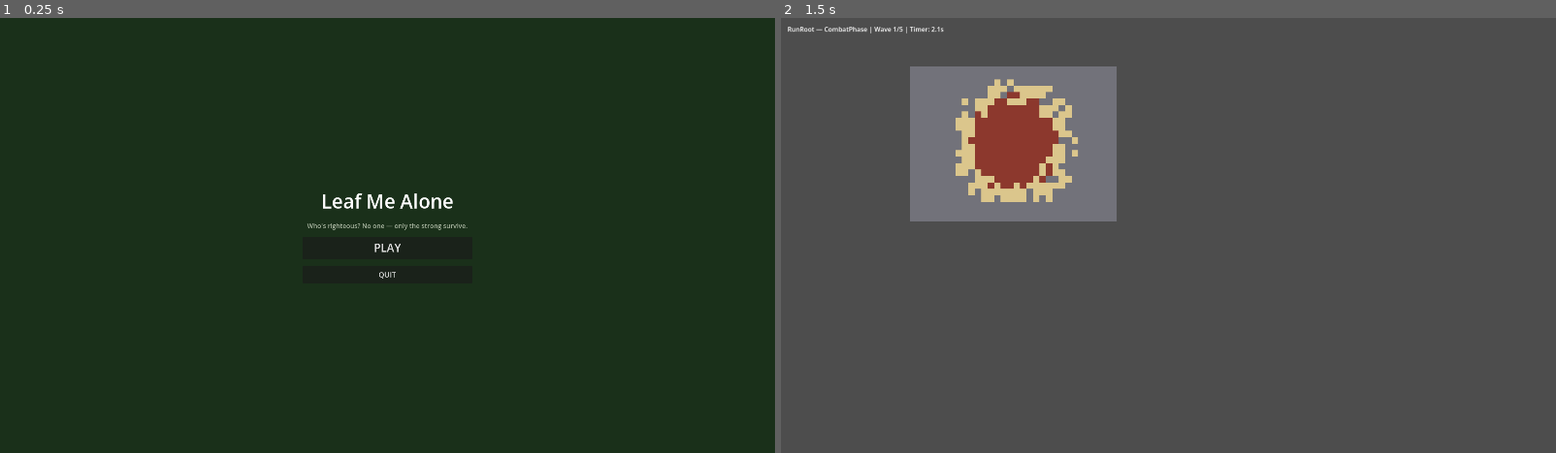
Above: before the commit, frames 1-2 (left to right).
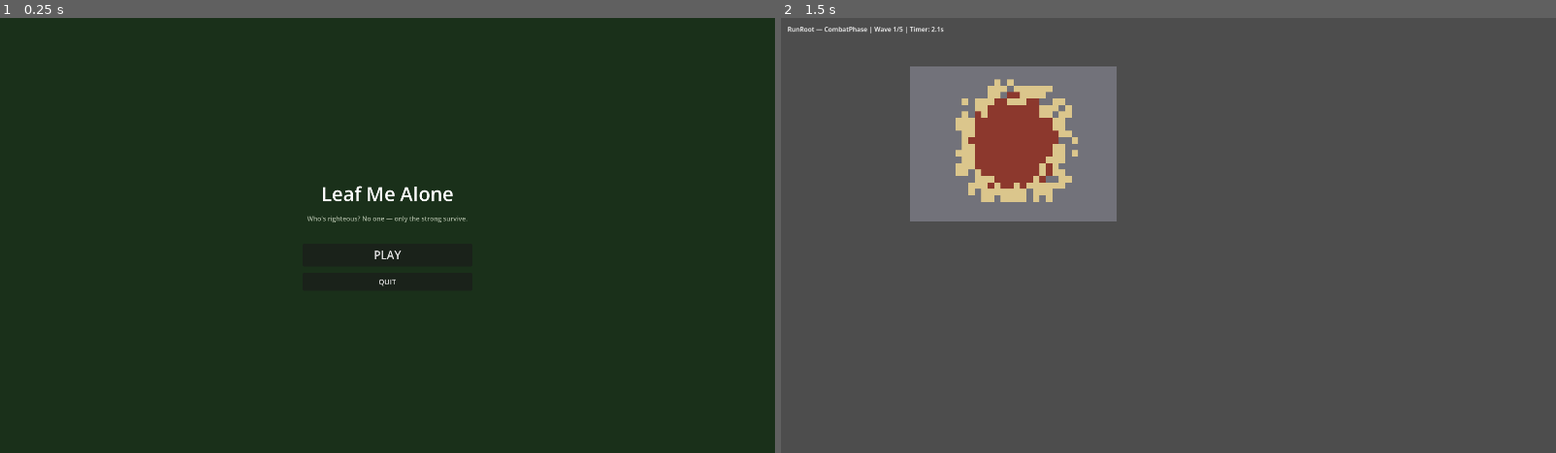
Above: after the commit, the same moments.

Repository: quocthai200x/Leaf-me-alone
Game: Godot game, scene res://scenes/main/main_menu.tscn
Same seed, same stepped clock (60 frames per second), same inputs: the game is played once before the commit and once after it.
Inputs:
- Up to frame 1 (0.25 s): no input
- Up to frame 2 (1.5 s): click "PLAY" at 0.5 s; tap Enter at 1.25 s

The runs differ from the first frame. In frame 1, 0.7% of the frame differs, in the area x 39-61%, y 38-62%; in frame 2, nothing differs.

Commit message:
Apply code review fixes for Story 1.5 main menu flow.
Add enter_main_menu state recovery, ContentRegistry gate before start_run, and safe failure paths when combat cannot begin.

Co-authored-by: Cursor <cursoragent@cursor.com>

Diff:
--- a/leaf-me-alone/autoload/run_manager.gd
+++ b/leaf-me-alone/autoload/run_manager.gd
@@ -106,10 +106,25 @@
 		push_warning("RunManager.reset() is only callable from MainMenu or RunEnd")
 		return
 	var old_state := _state
-	run_state = RunState.new()
-	grid_data = null
-	_state = RunStateEnum.State.MainMenu
+	_apply_main_menu_state()
 	EventBus.emit_run_event(
 		RunEvent.Type.STATE_CHANGED,
 		{"from": old_state, "to": _state}
 	)
+
+
+func enter_main_menu() -> void:
+	## Force clean MainMenu state when main_menu.tscn loads (e.g. after editor run or hub return).
+	var old_state := _state
+	_apply_main_menu_state()
+	if old_state != _state:
+		EventBus.emit_run_event(
+			RunEvent.Type.STATE_CHANGED,
+			{"from": old_state, "to": _state}
+		)
+
+
+func _apply_main_menu_state() -> void:
+	run_state = RunState.new()
+	grid_data = null
+	_state = RunStateEnum.State.MainMenu
--- a/leaf-me-alone/scenes/main/main_menu.gd
+++ b/leaf-me-alone/scenes/main/main_menu.gd
@@ -10,25 +10,43 @@
 
 @onready var _play_button: Button = %PlayButton
 @onready var _quit_button: Button = %QuitButton
+@onready var _status_label: Label = %StatusLabel
 @onready var _loading_overlay: ColorRect = %LoadingOverlay
 @onready var _loading_biome_label: Label = %LoadingBiomeLabel
 @onready var _loading_quip_label: Label = %LoadingQuipLabel
 
 
 func _ready() -> void:
-	if RunManager.get_state() != RunStateEnumRes.State.MainMenu:
-		RunManager.reset()
+	RunManager.enter_main_menu()
+	_play_button.text = tr("PLAY")
+	_quit_button.text = tr("QUIT")
+	$MenuColumn/TitleLabel.text = tr("Leaf Me Alone")
+	$MenuColumn/TaglineLabel.text = tr("Who's righteous? No one — only the strong survive.")
 	_play_button.pressed.connect(_on_play_pressed)
 	_quit_button.pressed.connect(_on_quit_pressed)
 	_loading_overlay.visible = false
+	_update_boot_status()
+
+
+func _update_boot_status() -> void:
+	if not ContentRegistry.is_loaded():
+		_status_label.text = tr("Content load failed — cannot start a run")
+		_play_button.disabled = true
+	else:
+		_status_label.text = ""
 
 
 func _on_play_pressed() -> void:
+	if not ContentRegistry.is_loaded():
+		_status_label.text = tr("Content load failed — cannot start a run")
+		return
+
 	if not RunManager.can_transition_to(RunStateEnumRes.State.RunStart):
 		push_warning("MainMenu: PLAY blocked from state %s" % RunManager.get_state())
+		_status_label.text = tr("Cannot start run from current state")
 		return
 
-	_set_menu_interactive(false)
+	_play_button.disabled = true
 	_show_loading_overlay()
 
 	await get_tree().process_frame
@@ -41,11 +59,14 @@
 	if grid == null:
 		push_error("MainMenu: RunManager.start_run failed")
 		_hide_loading_overlay()
-		_set_menu_interactive(true)
+		_play_button.disabled = false
 		return
 
 	if RunManager.run_state.dogecoin != 0:
 		push_error("MainMenu: Dogecoin must reset to 0 at run start")
+		_hide_loading_overlay()
+		_play_button.disabled = false
+		return
 
 	get_tree().change_scene_to_file(RUN_ROOT_SCENE)
 
@@ -62,8 +83,3 @@
 
 func _hide_loading_overlay() -> void:
 	_loading_overlay.visible = false
-
-
-func _set_menu_interactive(enabled: bool) -> void:
-	_play_button.disabled = not enabled
-	_quit_button.disabled = not enabled
--- a/leaf-me-alone/scenes/main/main_menu.tscn
+++ b/leaf-me-alone/scenes/main/main_menu.tscn
@@ -47,6 +47,14 @@
 theme_override_colors/font_color = Color(0.658824, 0.709804, 0.627451, 1)
 theme_override_font_sizes/font_size = 16
 text = "Who's righteous? No one — only the strong survive."
+horizontal_alignment = 1
+autowrap_mode = 2
+
+[node name="StatusLabel" type="Label" parent="MenuColumn"]
+unique_name_in_owner = true
+layout_mode = 2
+theme_override_colors/font_color = Color(0.901961, 0.478431, 0.478431, 1)
+theme_override_font_sizes/font_size = 14
 horizontal_alignment = 1
 autowrap_mode = 2
 
--- a/leaf-me-alone/scenes/run/run_root.gd
+++ b/leaf-me-alone/scenes/run/run_root.gd
@@ -6,6 +6,7 @@
 const RunStateEnumRes := preload("res://scripts/data/run_state_enum.gd")
 const RunEventRes := preload("res://scripts/data/run_event.gd")
 const GameConstantsRes := preload("res://scripts/utils/constants.gd")
+const MAIN_MENU_SCENE := "res://scenes/main/main_menu.tscn"
 
 @onready var _status_label: Label = $UI/StatusLabel
 
@@ -33,7 +34,9 @@
 
 	if RunManager.get_state() == RunStateEnumRes.State.PausePhase:
 		if not RunManager.begin_combat_wave():
-			_status_label.text = "RunRoot — failed to begin wave 1"
+			push_error("RunRoot: failed to begin wave 1")
+			RunManager.enter_main_menu()
+			get_tree().change_scene_to_file(MAIN_MENU_SCENE)
 
 
 func _process(delta: float) -> void:
Not shown, changed: _bmad-output/implementation-artifacts/1-5-main-menu-and-run-start-flow.md
Not shown, changed: _bmad-output/implementation-artifacts/sprint-status.yaml
